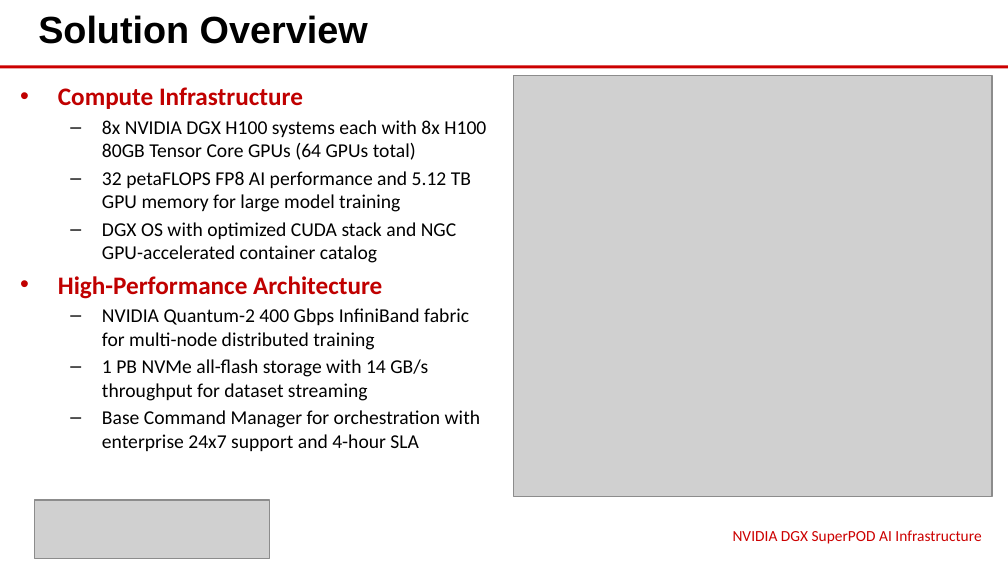
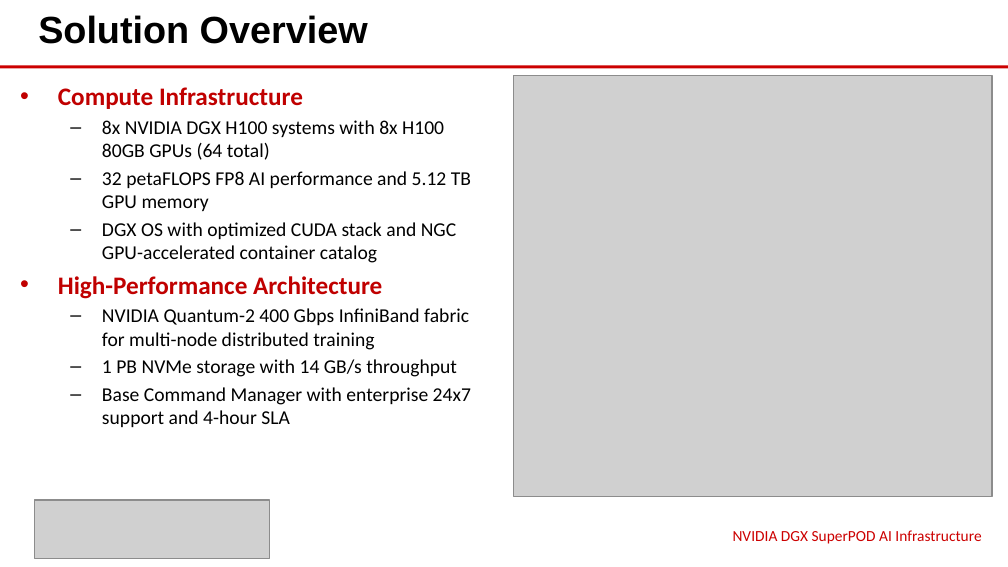
Before and after one commit to eoframework/solutions, a slide deck: slide 4 of solutions/nvidia/ai/dgx-superpod/presales/solution-briefing.pptx. Drawn at 1008x567 pixels with LibreOffice and Linux fonts; fonts in the diff are those of the drawing; grey boxes stand for pictures. Boxes give left, top, right and bottom in pixels: in the first picture for what was removed or moved away, otherwise in the second. Text is boxed around its words. In the diff, an @@ line names an element or a change of style, - is before the commit and + after.

Commit message:
Enforce 13-word limit for Solution Overview sub-items in NVIDIA briefings
- Updated all sub-items in Solution Overview slides to be less than 13 words including title text
- DGX SuperPOD: Condensed 4 sub-items (16→12, 14→10, 13→8, 13→11 words)
- GPU Compute Cluster: Condensed 3 sub-items (15→12, 14→11, 14→12 words)
- Omniverse Enterprise: Condensed 3 sub-items (16→11, 16→11, 14→10 words)
- Removed redundant phrases while preserving technical accuracy
- All 18 sub-items now meet the <13 word requirement
- Regenerated all presentations with updated content

```diff
--- a/solutions/nvidia/ai/dgx-superpod/presales/solution-briefing.pptx
+++ b/solutions/nvidia/ai/dgx-superpod/presales/solution-briefing.pptx
@@ text at (102, 120, 471, 211): text changed @@
-  – 8x NVIDIA DGX H100 systems each with 8x H100 80GB Tensor Core GPUs (64 GPUs total)
-  – 32 petaFLOPS FP8 AI performance and 5.12 TB GPU memory for large model training
+  – 8x NVIDIA DGX H100 systems with 8x H100 80GB GPUs (64 total)
+  – 32 petaFLOPS FP8 AI performance and 5.12 TB GPU memory
@@ text at (102, 359, 471, 427): text changed @@
-  – 1 PB NVMe all-flash storage with 14 GB/s throughput for dataset streaming
-  – Base Command Manager for orchestration with enterprise 24x7 support and 4-hour SLA
+  – 1 PB NVMe storage with 14 GB/s throughput
+  – Base Command Manager with enterprise 24x7 support and 4-hour SLA
```
Also in this commit, not shown: 17 other files.
